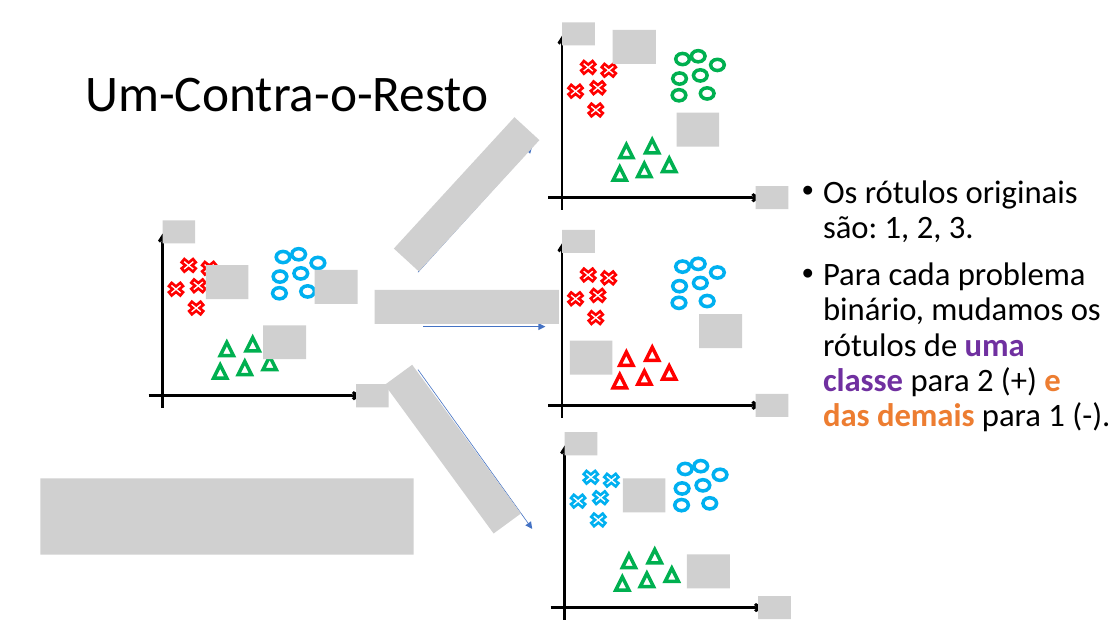
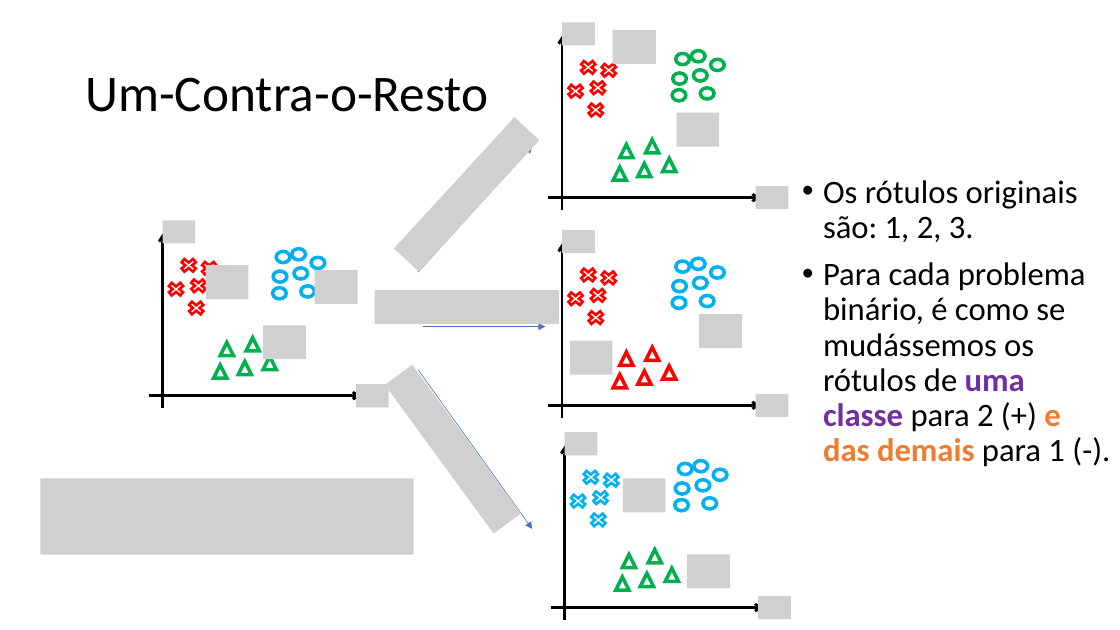
Before and after one commit to zz4fap/c24_inteligencia_artificial, a slide deck: slide 24 of slides/C24_Métricas_de_Classificação.pptx. Drawn at 1120x630 pixels with LibreOffice and Linux fonts; fonts in the diff are those of the drawing; grey boxes stand for pictures. Boxes give left, top, right and bottom in pixels: in the first picture for what was removed or moved away, otherwise in the second. Text is boxed around its words. In the diff, an @@ line names an element or a change of style, - is before the commit and + after.

```diff
--- a/slides/C24_Métricas_de_Classificação.pptx
+++ b/slides/C24_Métricas_de_Classificação.pptx
@@ text at (823, 262, 1086, 467): text changed @@
-• Para cada problema binário, mudamos os rótulos de uma classe para 2 (+) e das demais para 1 (-).
+• Para cada problema binário, é como se mudássemos os rótulos de uma classe para 2 (+) e das demais para 1 (-).
```
Also in this commit, not shown: 3 other slides changed, 1 slide added, 1 slide removed, 1 other file.
